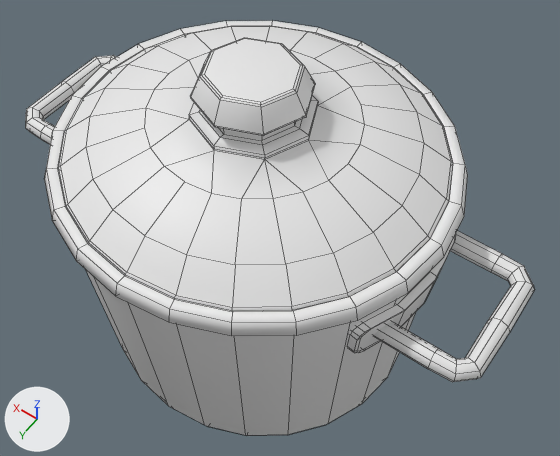
The FBX model Assets/models/tools_pot.fbx, before and after one commit.
The view is the same before and after, from a camera (50 mm lens) standing at (-0.205, 0.261, 0.536) and looking at (-0.017, -0.003, 0.121). Arrows for +X, +Y and +Z are at lower left; the lights stay in place. Mesh edges are drawn as thin lines. Where no turn or scale is listed for an object, it has been applied to the vertices.

The first picture shows 'tools_pot', 'tools_pot.001'.
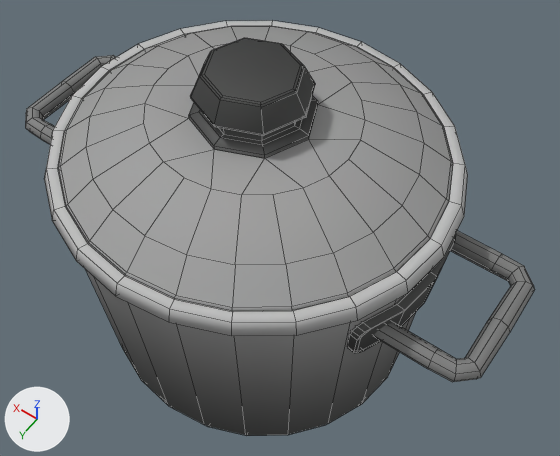
Boxes (x1, y1, x2, y2) around the edits, measured in the pictures (560 x 456 px; the box of a moved part takes in the faces that stretch with it):
part 1 of me_tools_pot, recoloured: (25, 21, 534, 436) in both
part 2 of me_tools_pot_001, moved or reshaped: (86, 26, 424, 264) in both
part 3 of me_tools_pot_001, recoloured (white to grey): (58, 26, 453, 311) in both

What changed in the scene script:
```text
Add img_texture_atlas_psd:
    img_texture_atlas_psd = load_image('texture_atlas.psd', '../Textures/texture_atlas.png', 2048, 2048, 'sRGB')
Add mat_texture_atlas:
    mat_texture_atlas = principled_material('Texture_atlas')
    mat_texture_atlas.texture = img_texture_atlas_psd
    mat_texture_atlas.roughness = 0.69
Change me_tools_pot:
    used by ob_tools_pot; location = (0.0, 0.0, 0.0)
    remove me_tools_pot.from_pydata(...)  # 656 vertices, 586 faces; spans x -0.18..0.18, y -0.126..0.126, z 0.0..0.192
    add me_tools_pot.from_pydata(...)  # 656 vertices, 582 faces; spans x -0.18..0.18, y -0.126..0.126, z 0.0..0.192
    me_tools_pot part 1: 582 faces spanning x -0.18..0.18, y -0.126..0.126, z 0.0..0.192 switch from no material to mat_texture_atlas (picture img_texture_atlas_psd)
Change me_tools_pot_001:
    used by ob_tools_pot_001; location = (0.0, 0.0, 0.1993)
    remove me_tools_pot_001.from_pydata(...)  # 224 vertices, 211 faces; spans x -0.121..0.121, y -0.117..0.117, z -0.018..0.054
    add me_tools_pot_001.from_pydata(...)  # 242 vertices, 226 faces; spans x -0.121..0.121, y -0.117..0.117, z -0.018..0.054
    me_tools_pot_001 part 2
    25 vertices are removed from x -0.063..0.063, y -0.061..0.061, z 0.018..0.021
    54 faces are deleted
    7 vertices in x -0.065..0.065, y -0.063..0.063, z 0.018 move by (0.0, 0.0, 0.004)
    43 vertices are added at x -0.084..0.084, y -0.08..0.08, z -0.009..0.022
    69 new faces join them
    me_tools_pot_001 part 3: 157 faces spanning x -0.121..0.121, y -0.117..0.117, z -0.018..0.054 switch from no material to mat_texture_atlas (picture img_texture_atlas_psd)
```
